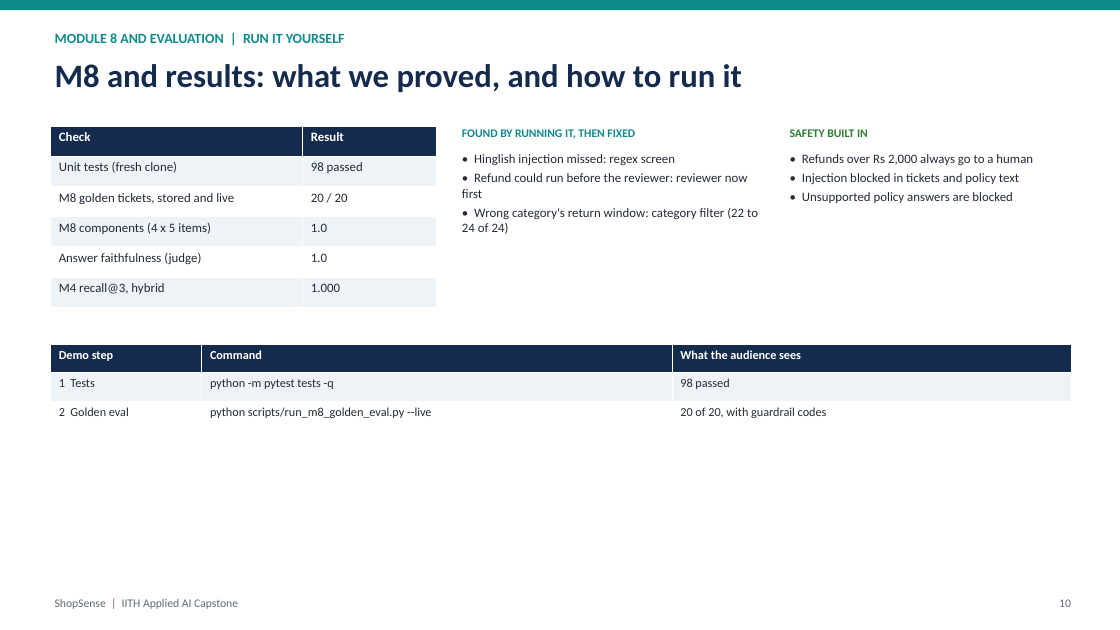
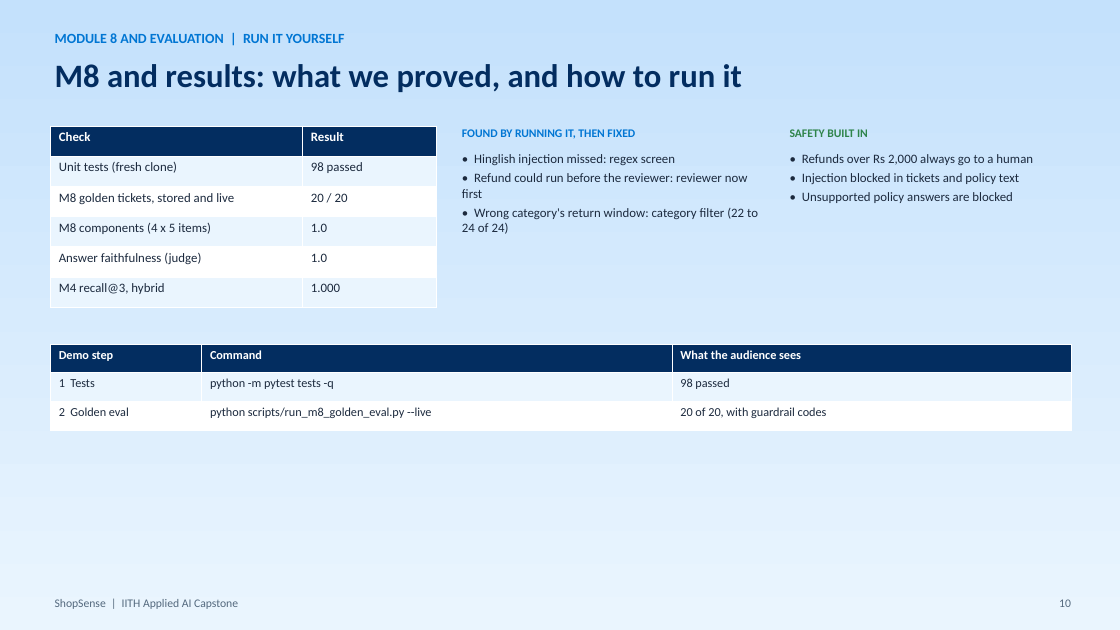
Before and after one commit to abhraj786/iith-ai-capstone-shopsense, a slide deck: slide 10 of docs/deck/iith-ai-capstone-shopsense.pptx. Drawn at 1120x630 pixels with LibreOffice and Linux fonts; fonts in the diff are those of the drawing. Boxes give left, top, right and bottom in pixels: in the first picture for what was removed or moved away, otherwise in the second. Text is boxed around its words. In the diff, an @@ line names an element or a change of style, - is before the commit and + after.

Commit message:
Deck: pale-blue gradient background, white cards, navy and bright-blue palette

```diff
--- a/docs/deck/iith-ai-capstone-shopsense.pptx
+++ b/docs/deck/iith-ai-capstone-shopsense.pptx
@@ background #FFFFFF to gradient #EAF5FE to #C4E1FC @@
@@ rectangle removed at <box>0,0,1120,10</box> @@
@@ text "MODULE 8 AND EVALUATION | ..." at <box>55,33,345,43</box>: text colour #0F8B8D to #0176D3 @@
@@ text "M8 and results: what we ..." at <box>55,64,742,92</box>: text colour #142B4D to #032D60 @@
@@ table at <box>50,126,437,308</box> @@
@@ fill #142B4D to #032D60 in row 1 @@
@@ fill #EEF3F8 to #EAF5FE in 6 cells @@
@@ text colour #222B38 to #1C2A3E @@
@@ text "FOUND BY RUNNING IT, THEN ..." at <box>462,129,635,139</box>: text colour #0F8B8D to #0176D3 @@
@@ text "• Hinglish injection missed: regex ..." at <box>462,154,758,234</box>: text colour #222B38 to #1C2A3E @@
@@ text "• Refunds over Rs 2,000 ..." at <box>802,154,1033,203</box>: text colour #222B38 to #1C2A3E @@
@@ text "SAFETY BUILT IN" at <box>790,129,868,137</box>: text colour #2E7D32 to #2E844A @@
@@ table at <box>50,344,1071,430</box> @@
@@ fill #142B4D to #032D60 in row 1 @@
@@ fill #EEF3F8 to #EAF5FE in row 2 @@
@@ text colour #222B38 to #1C2A3E in "1 Tests", "python -m pytest tests -q", "98 passed", "2 Golden eval" and 2 more places @@
@@ text "ShopSense | IITH Applied AI ..." at <box>55,599,238,609</box>: text colour #5F6B7A to #54697E @@
@@ text "10" at <box>1059,599,1071,607</box>: text colour #5F6B7A to #54697E @@
```
Also in this commit, not shown: 9 other slides changed, 1 other file.
